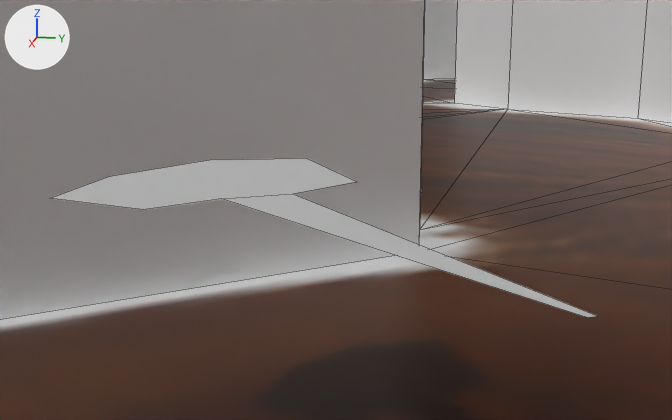
Before and after pictures for a commit that changed the Blender file Models/ani_fart.blend.
Camera for both pictures: a 50 mm camera at (-0.18, 0.339, 0.0084) aimed at (-0.2205, 0.3309, -0.0017). Lighting does not change. The marker at upper left points along +X, +Y and +Z. Mesh edges are drawn as thin lines.

Names of what the first picture shows: 'Cube', 'Poo', 'Poo.001'.
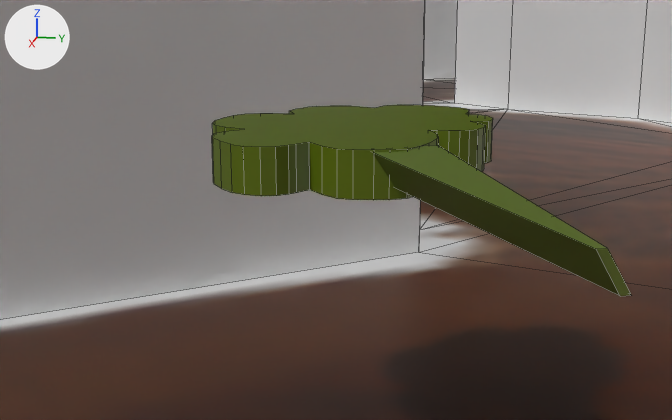
Commit message: Added some farts to the horse

Pixel boxes [x1, y1, x2, y2] of what changed, in the pictures (672 x 420 px):
'Poo', recoloured, reshaped (8% narrower, 81% taller)
    before: [52, 158, 357, 210]
    after: [212, 105, 493, 200]
'Poo.001', recoloured, reshaped (31% narrower, 23% taller)
    before: [223, 194, 597, 317]
    after: [372, 145, 631, 296]

Patch to the scene script:
```diff
--- a/Models/ani_fart.blend.py
+++ b/Models/ani_fart.blend.py
@@ mat_material_002 @@
 mat_material_002 = principled_material('Material.002')
-mat_material_002.base_color = (1.0, 1.0, 1.0)  # white #ffffff
+mat_material_002.base_color = (0.141, 0.212, 0.0041)  # green #697f0d
@@ mat_material_005 @@
+mat_material_005 = principled_material('Material.005')
+mat_material_005.base_color = (0.195, 0.283, 0.0513)  # green #7a9140
@@ me_cube_001 @@
 # used by ob_poo; location = (-0.20764, 0.34145, 0.0); scale = (0.15, 0.15, 0.15)
-me_cube_001.from_pydata(...)  # 8 vertices, 1 face; spans x -0.1591..-0.0689, y -0.1599..-0.07, z -0.01
+me_cube_001.from_pydata(...)  # 156 vertices, 80 faces; spans x -0.1755..-0.0727, y -0.1199..-0.0261, z -0.0052..0.0094
+# me_cube_001 part 1: the whole mesh is rebuilt
 me_cube_001.materials.append(mat_material_002)
@@ me_cube_002 @@
 me_cube_002.from_pydata(...)  # 4 vertices, 1 face; spans x -0.098..-0.0001, y -0.1068..0.0008, z -0.01
 # used by ob_poo_001; location = (-0.20764, 0.34145, 0.0); scale = (0.15, 0.15, 0.15)
 # verts and faces of me_cube_002; kept vertices keep their numbers, new ones are numbered from 4
 # before: 0 (-0.0001, -0.0015, -0.01) at pixel (587, 317), 1 (-0.0867, -0.1068, -0.01) at pixel (221, 199), 2 (-0.098, -0.0869, -0.01) at pixel (292, 193), 3 (-0.0014, 0.0008, -0.01) at pixel (598, 316)
-me_cube_002.materials.append(mat_material_002)  # white #ffffff
+# me_cube_002 part 2
+delete_vertices([*range(0, 4)])  # with the faces that use them
+verts[4] = (-0.0022, 0.0048, -0.0058)  # pixel (620, 296)
+verts[5] = (-0.081, -0.0546, -0.0016)
+verts[6] = (-0.0035, 0.0071, -0.0058)  # pixel (631, 295)
+for new, old in zip([7, 8, 9], [4, 5, 6]): verts[new] = verts[old] + (0.0037, -0.0056, 0.0106)
+verts[10] = (-0.0923, -0.0346, -0.0016)
+verts[11] = (-0.0886, -0.0403, 0.009)  # pixel (437, 145)
+faces += [(4, 5, 10, 6), (7, 9, 11, 8), (5, 8, 11, 10), (4, 7, 8, 5), (6, 10, 11, 9), (4, 6, 9, 7)]
+me_cube_002.materials.append(mat_material_005)  # green #7a9140
```
